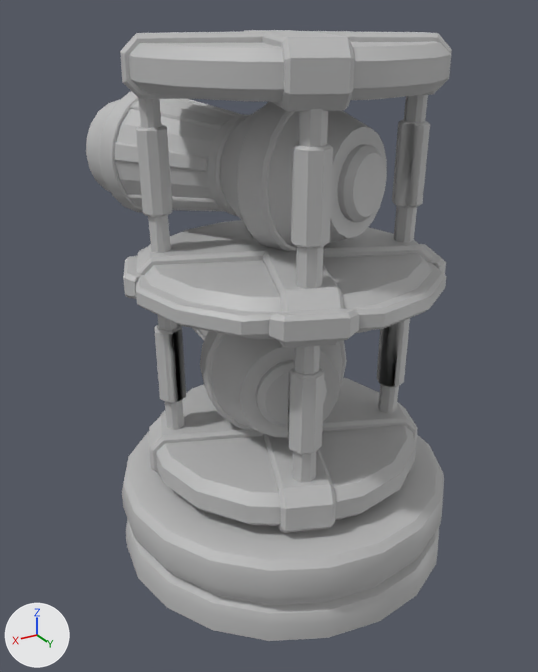
Before and after pictures for a commit that changed the FBX model ArtAsset/3D/Assets/Double canon/fbx/SM_Double_canon_lvl_2_TD_v1.fbx.
Both versions are drawn from a 50 mm camera at (0.076, 0.119, 0.1084) aimed at (0.0008, -0.0063, 0.0458). The lights are fixed; the arrows at lower left show +X, +Y and +Z. Where no turn or scale is listed for an object, it has been applied to the vertices. Vertices at the same position are counted once.
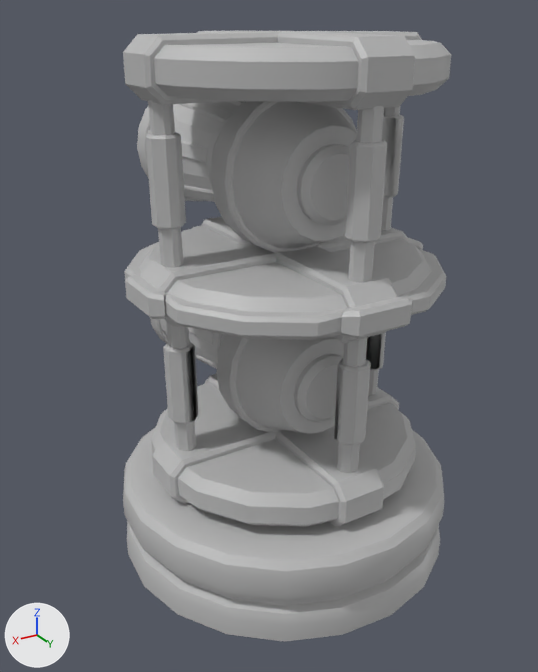
ob_sm_double_canon_lvl_2_td_v1 is not drawn itself; it is the parent of ob_pcylinder1, ob_pcylinder6, ob_pcylinder5, ob_pcylinder3, ob_pcylinder9, ob_pcylinder8, ob_pcylinder7, ob_pcylinder2.

What the commit changed:
me_mesh_001 is used by ob_pcylinder2; parent ob_sm_double_canon_lvl_2_td_v1; location (-0.249, 4.176, 1.653); rotation (-1.571, -0.298, 0.0), in degrees (-90, -17, 0); scale (1.0, 2.24, 1.0).
me_mesh_001 had 758 vertices, 762 faces and spanned x -1.51..1.51, y -1.49..1.49, z -1.51..1.51.
me_mesh_001 now has 678 vertices, 682 faces and spans x -2.79..1.61, y -1.41..1.61, z -1.89..4.35.
me_mesh_001 part 1: 758 vertices removed from x -1.51..1.51, y -1.49..1.49, z -1.51..1.51; 678 vertices added at x -2.79..1.61, y -1.41..1.61, z -1.89..4.35.
Mesh me_mesh_007_1 is new.
It has 678 vertices, 682 faces and spans x -0.0149..0.0153, y -0.0423..0.0182, z -0.0141..0.0161.
It uses material mat_lambert1 (grey #bcbcbc).
Object 'pCylinder4' (ob_pcylinder4) is deleted.
Object 'SM_Double_canon_lvl_2_TD_v1' (ob_sm_double_canon_lvl_2_td_v1) turns from (90, 0, 0) to (90, 0, 23) degrees about x, y and z.
Object 'pCylinder2' (ob_pcylinder2) turns from (-90, -17, 0) to (0, 0, 0) degrees about x, y and z.
Object 'pCylinder2' (ob_pcylinder2) is rescaled from (1.0, 2.24, 1.0) to (1.0, 1.0, 1.0).
Object 'pCylinder2' (ob_pcylinder2) moves from (-0.249, 4.176, 1.653) to (-0.0305, 4.116, 0.0713).
Object 'pCylinder56' (ob_pcylinder56) is new; it shows me_mesh_007_1.
Its location is (0.0, -0.0023, 0.0805).

Pixel boxes [x1, y1, x2, y2] of what changed, in the pictures (538 x 672 px):
'pCylinder9', turned: before [122, 431, 444, 641]; after [123, 427, 445, 642]
'pCylinder3', turned: before [123, 220, 446, 348]; after [124, 217, 446, 343]
'pCylinder1', turned: before [149, 378, 418, 533]; after [151, 374, 416, 527]
'pCylinder4', deleted: before [86, 91, 387, 252]
'pCylinder5', turned: before [120, 30, 452, 111]; after [123, 30, 451, 110]
'pCylinder56', added: after [137, 101, 357, 253]
'pCylinder6', turned: before [288, 109, 333, 482]; after [334, 106, 387, 473]
'pCylinder2', reshaped, moved, turned, rescaled: before [192, 328, 347, 437]; after [150, 318, 344, 434]
'pCylinder7', turned: before [136, 98, 186, 430]; after [145, 100, 199, 451]
'pCylinder8', turned: before [377, 95, 430, 414]; after [366, 107, 404, 395]
